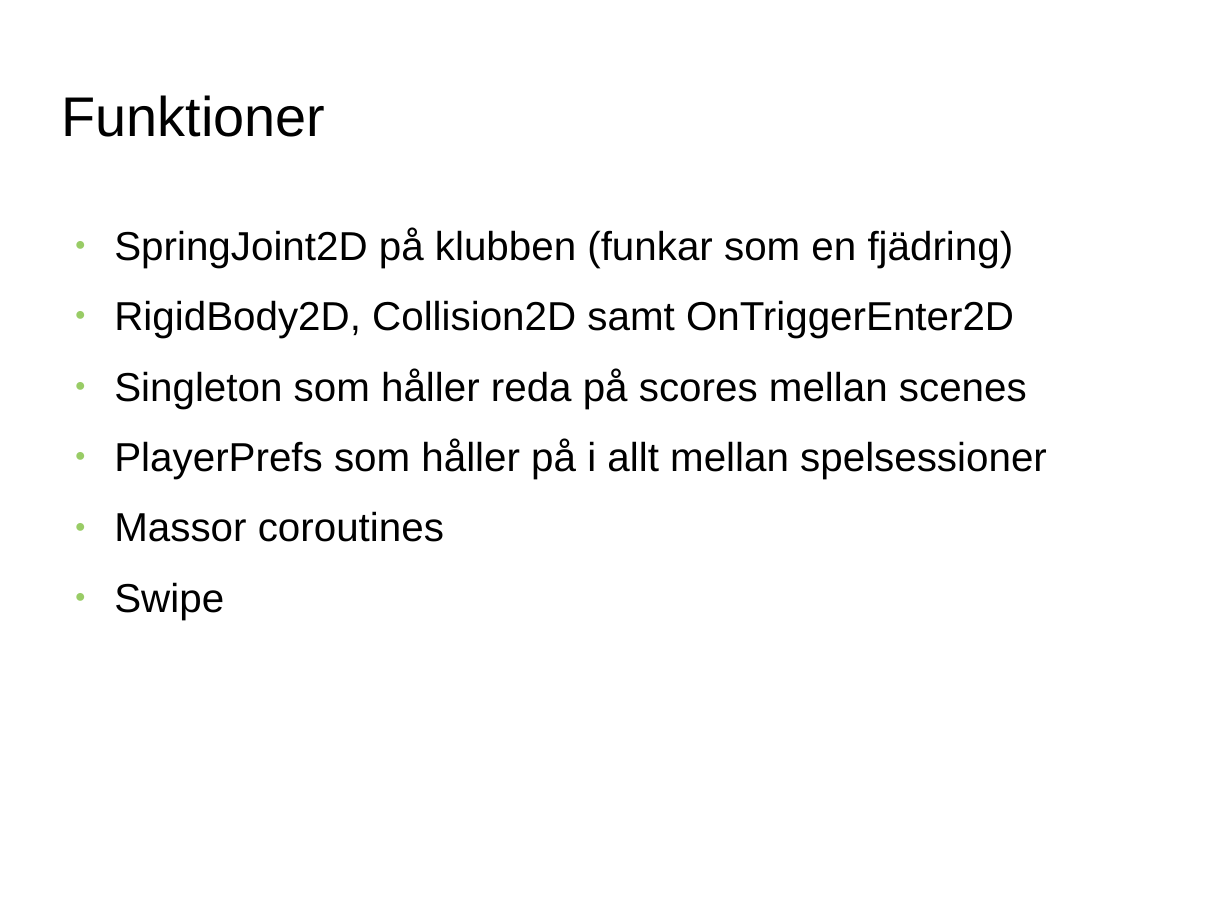
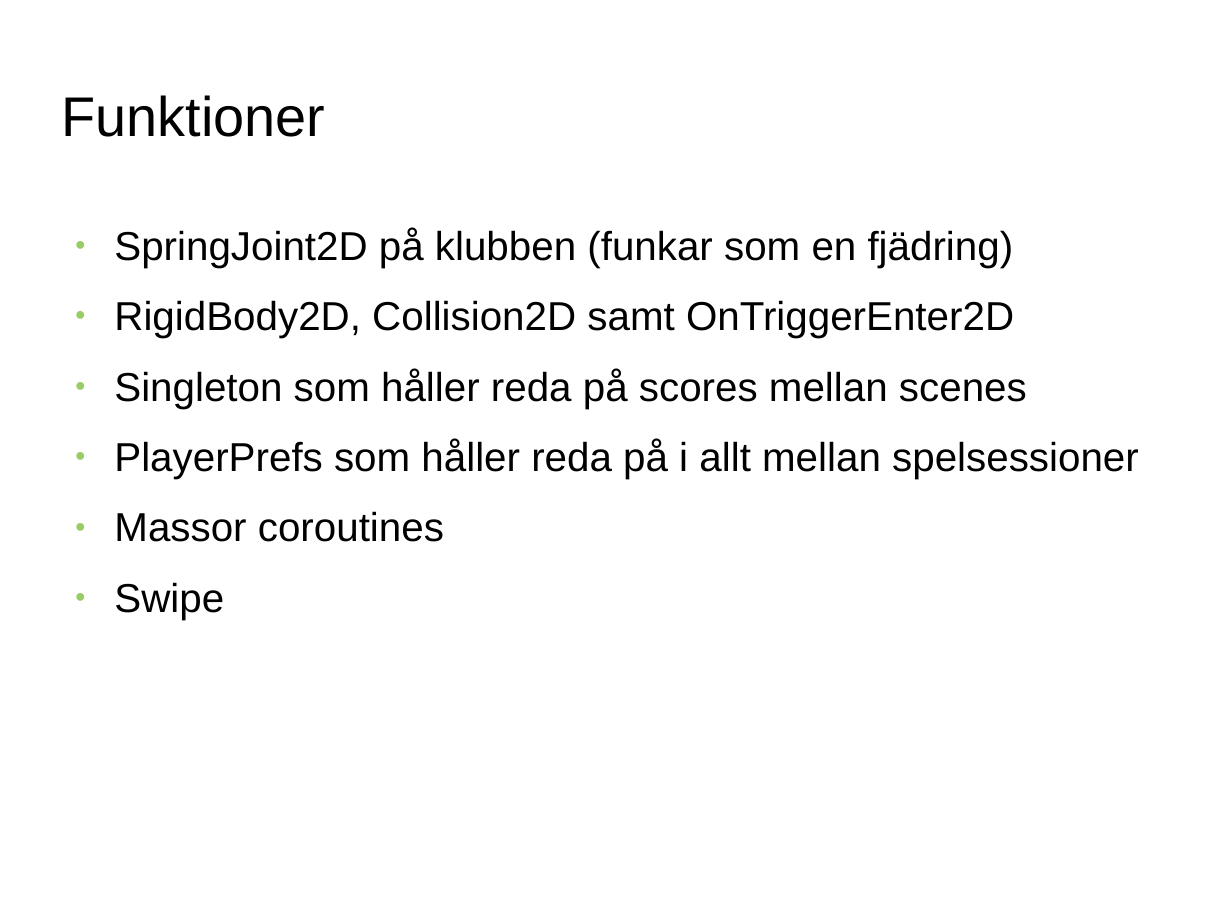
Before and after one commit to Dohmanlechx/DOOS-Golf, a slide deck: slide 3 of Presentation.pptx. Drawn at 1232x924 pixels with LibreOffice and Linux fonts; fonts in the diff are those of the drawing; background and template pictures are left out. Boxes give left, top, right and bottom in pixels: in the first picture for what was removed or moved away, otherwise in the second. Text is boxed around its words. In the diff, an @@ line names an element or a change of style, - is before the commit and + after.

Commit message:
Updated presentation files

```diff
--- a/Presentation.pptx
+++ b/Presentation.pptx
@@ text at (114,439,1139,479): text changed @@
-● PlayerPrefs som håller på i allt mellan spelsessioner
+● PlayerPrefs som håller reda på i allt mellan spelsessioner
```
Also in this commit, not shown: 1 other file.
